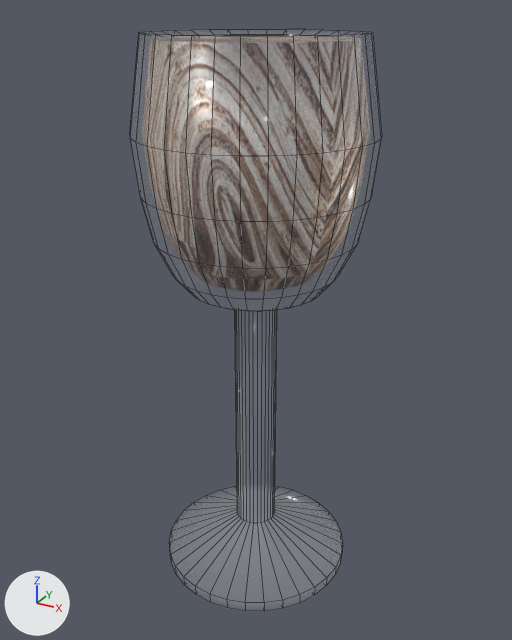
One commit to the OBJ model public/copa/cup.obj: the scene before it, then after it.
Both versions are drawn from a 50 mm camera at (0.829, -1.507, 1.536) aimed at (-0.004, 0.008, 0.779). Arrows for +X, +Y and +Z are at lower left; the lights stay in place. Mesh edges are drawn as thin lines. Where no turn or scale is listed for an object, it has been applied to the vertices. Vertices at the same position are counted once.
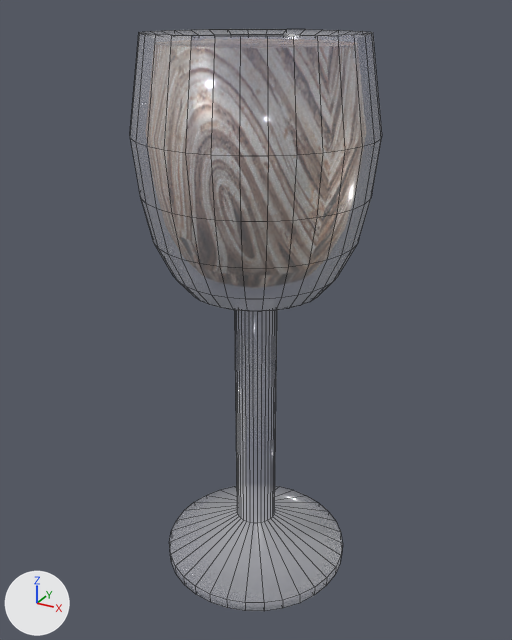
Pixel boxes (x1, y1, x2, y2) of what changed, in the pictures (512 x 640 px):
'Cylinder', surface changed
    both: (130, 29, 382, 611)
'Cylinder.001', mesh rescaled (not visible afterwards)
    before: (201, 35, 310, 36)

The edits, one by one:
In material 'Material.014' (mat_material_014), alpha goes from 0.105 to 0.236.
me_cylinder_001 has 224 vertices, 194 faces and spans x -0.267..0.268, y -0.269..0.265, z 0.895..1.475.
me_cylinder_001 is used by ob_cylinder_001; location (0.0, 0.0, 0.0).
me_cylinder_001 part 1: the whole mesh is scaled about its middle by 0.966.
